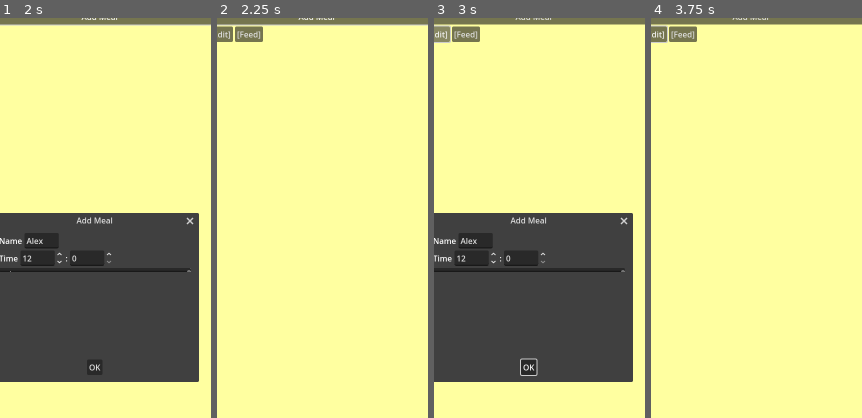
Above: before the commit, frames 1-4 (left to right).
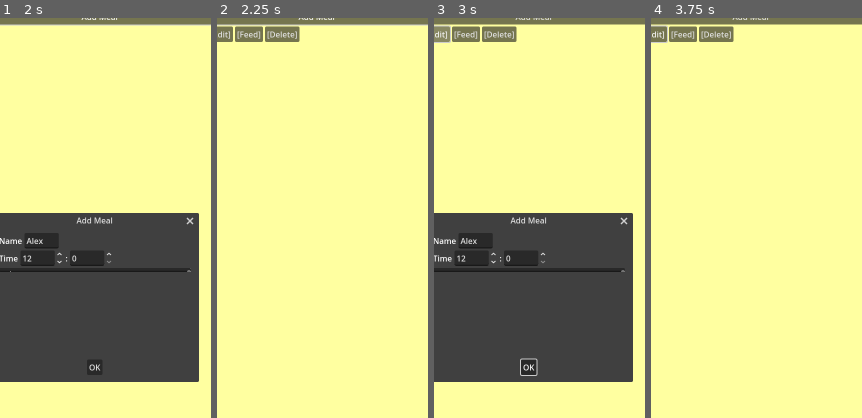
Above: after the commit, the same moments.

Repository: Willowing-Wanderer/did-you-feed-the-cat
Game: Godot game, scene res://kitchen.tscn
Same seed, same stepped clock (60 frames per second), same inputs: the game is played once before the commit and once after it.
Inputs (mouse positions are % of the whole screen's width and height, from its top left):
- Up to frame 1 (2 s): click "Add Meal" at 0.5 s; click (23, 42) at 1.27 s; type "Alex" at 1.35 s; click (36, 46) at 1.5 s; type "12" at 1.58 s
- Up to frame 2 (2.25 s): click "OK" at 2 s
- Up to frame 3 (3 s): click "[Edit]" at 2.75 s
- Up to frame 4 (3.75 s): click "OK" at 3.5 s
The pictures show only the part of the screen within x 14-64%, y 14-64%; the shares and areas given below are measured in that part.

Frame 1 is identical in both runs. In frame 2, 0.7% of the frame differs, in the area x 22-40%, y 2-6%; in frame 3, 0.7%; in frame 4, 0.7%.

Commit message:
Meal deletion

Diff:
--- a/Kitchen.gd
+++ b/Kitchen.gd
@@ -40,6 +40,7 @@
 		item.set_data(mName, mHour, mMinute, mNotes)
 		item.edit_requested.connect(_on_item_edit_requested)
 		item.feed_requested.connect(_on_item_feed_requested)
+		item.delete_requested.connect(_on_item_delete_requested)
 	modal.hide()
 
 func _on_item_edit_requested(item: MealItem):
@@ -53,3 +54,7 @@
 
 func _on_item_feed_requested(item: MealItem):
 	print("Feeding cats at meal: %s at %02d:%02d" % [item.meal_name, item.hour, item.min])
+
+func _on_item_delete_requested(item: MealItem):
+	meals_container.remove_child(item)
+	item.queue_free()
--- a/MealItem.tscn
+++ b/MealItem.tscn
@@ -28,3 +28,7 @@
 [node name="FeedButton" type="Button" parent="."]
 layout_mode = 2
 text = "[Feed]"
+
+[node name="DeleteButton" type="Button" parent="."]
+layout_mode = 2
+text = "[Delete]"
--- a/meal_item.gd
+++ b/meal_item.gd
@@ -3,6 +3,7 @@
 
 signal edit_requested(item)
 signal feed_requested(item)
+signal delete_requested(item)
 
 @export var meal_name : String = ""
 @export var hour      : int    = 12
@@ -13,17 +14,22 @@
 @onready var time_lbl = $TimeLabel
 @onready var edit_btn = $EditButton
 @onready var feed_btn = $FeedButton
+@onready var delete_btn = $DeleteButton
 
 func _ready():
 	_update_labels()
 	edit_btn.pressed.connect(_on_edit_btn_pressed)
 	feed_btn.pressed.connect(_on_feed_btn_pressed)
+	delete_btn.pressed.connect(_on_delete_btn_pressed)
 
 func _on_edit_btn_pressed():
 	emit_signal("edit_requested", self)
 
 func _on_feed_btn_pressed():
 	emit_signal("feed_requested", self)
+
+func _on_delete_btn_pressed():
+	emit_signal("delete_requested",self)
 
 func _update_labels():
 	name_lbl.text = meal_name
